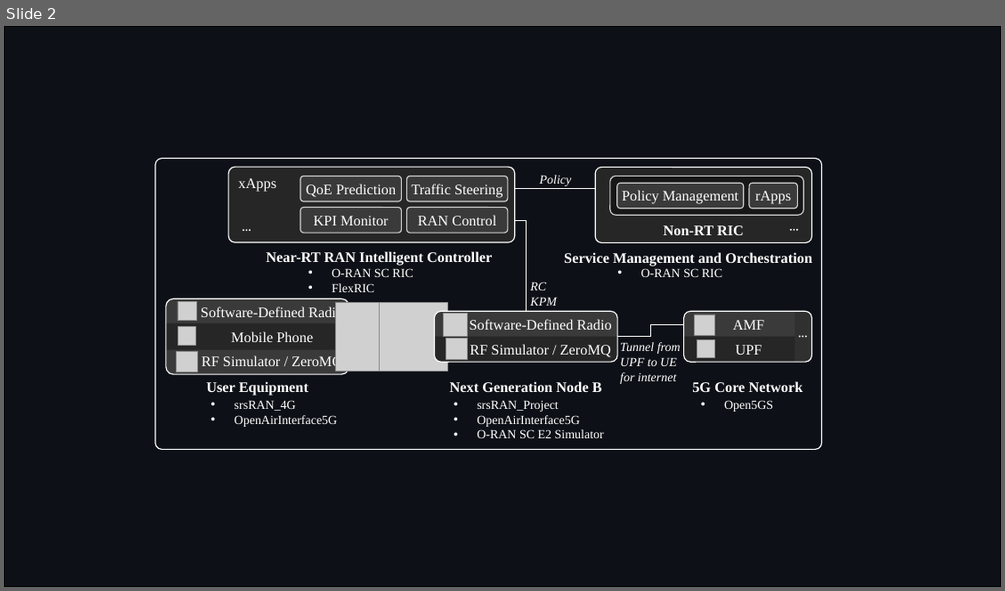
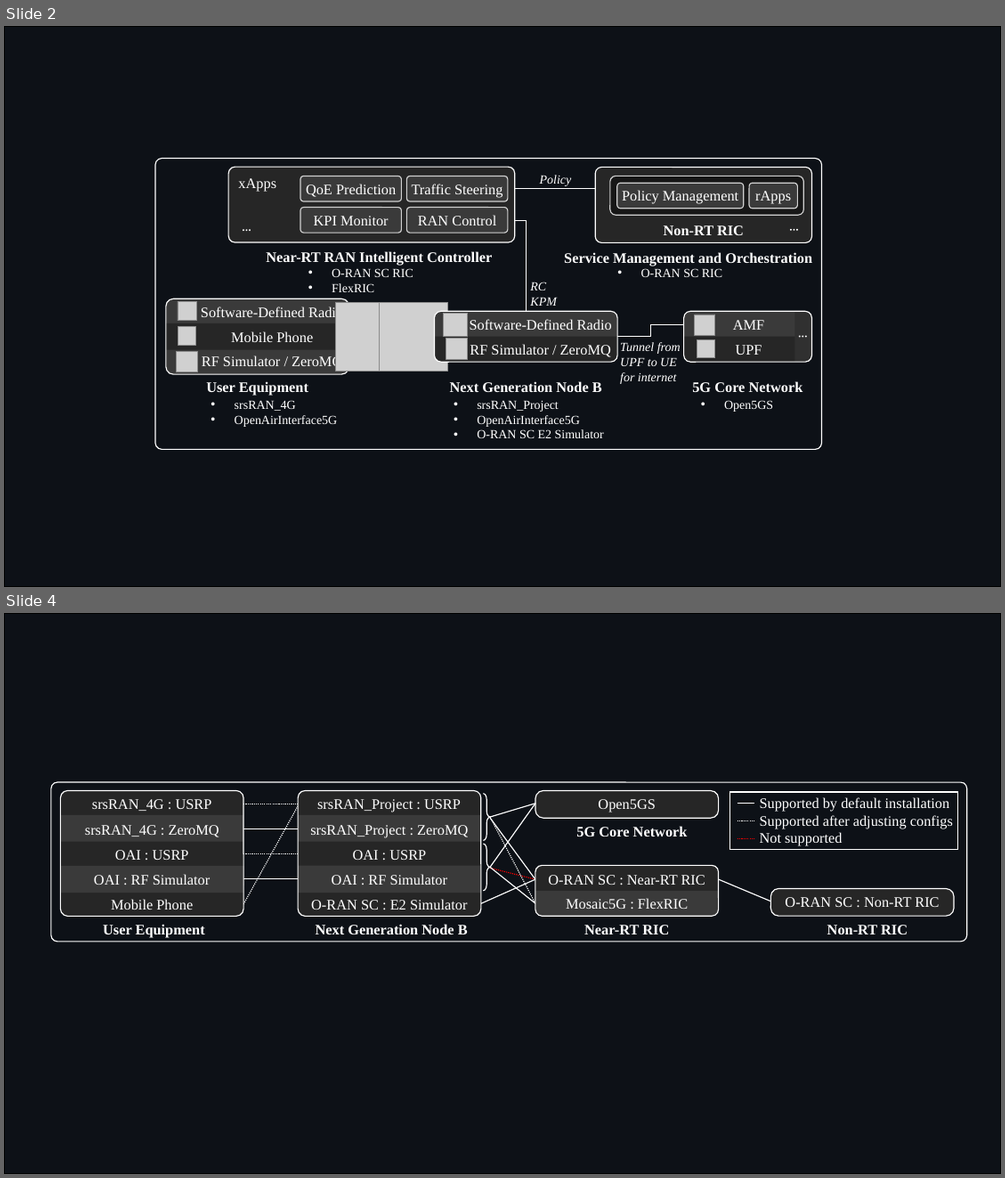
Before and after one commit to usnistgov/O-RAN-Testbed-Automation, a slide deck: RAN_Intelligent_Controllers/research/Diagrams.pptx. Shown one above the other, each under a label of ours: slide 2 before the commit, slides 2 and 4 after it; the slides between them are not shown. The pictures are 1005x591 and 1005x1178 pixels, drawn with LibreOffice and Linux fonts; fonts in the diff are those of the drawing; grey boxes stand for pictures. Boxes give left, top, right and bottom in pixels: in the first picture for what was removed or moved away, otherwise in the second. Text is boxed around its words. In the diff, an @@ line names an element or a change of style, - is before the commit and + after.

Commit message:
Update functionality and documentation of OpenAirInterface-based testbed

```diff
--- a/RAN_Intelligent_Controllers/research/Diagrams.pptx
+++ b/RAN_Intelligent_Controllers/research/Diagrams.pptx
@@ slide 4 added at (x1=4, y1=613, x2=1001, y2=1174), background #FFFFFF @@
@@ rectangle added at (x1=4, y1=613, x2=1001, y2=1174), fill #0D1117, outline #000000 1.5 pt @@
@@ group added at (x1=51, y1=782, x2=967, y2=941): 20 texts, 16 lines, 9 rounded rectangles, 5 rectangles, 3 round same rects, 2 right braces @@
+Open5GS
+5G Core Network
+Supported by default installation
+Supported after adjusting configs
+Not supported
+OAI : USRP
+srsRAN_Project : ZeroMQ
+srsRAN_Project : USRP
+O-RAN SC : E2 Simulator
+Next Generation Node B
+OAI : RF Simulator
+OAI : USRP
+srsRAN_4G : ZeroMQ
+srsRAN_4G : USRP
+Mobile Phone
+User Equipment
+OAI : RF Simulator
+O-RAN SC : Near-RT RIC
+Mosaic5G : FlexRIC
+Near-RT RIC
+O-RAN SC : Non-RT RIC
+Non-RT RIC
```
Also in this commit, not shown: 1 slide changed, 2 other slides added, 18 other files.
